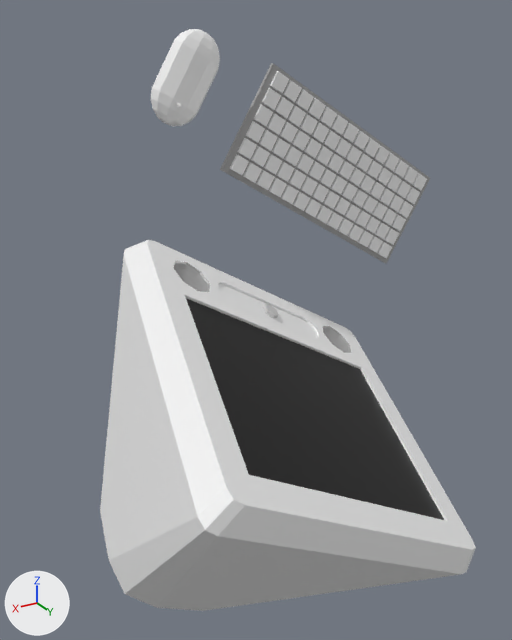
A saved change to the COLLADA model Shared/SceneAssets.scnassets/eMac.dae.
One viewpoint serves both versions: a 50 mm lens placed at (0.55, 11.92, 2.62), pointed at (-5.54, 1.77, -2.45). Every picture has the same lights, and +X, +Y and +Z are marked at lower left.

Objects in the first picture: 'Keyboard', 'Keys_001', 'Mouse', 'eMac'.
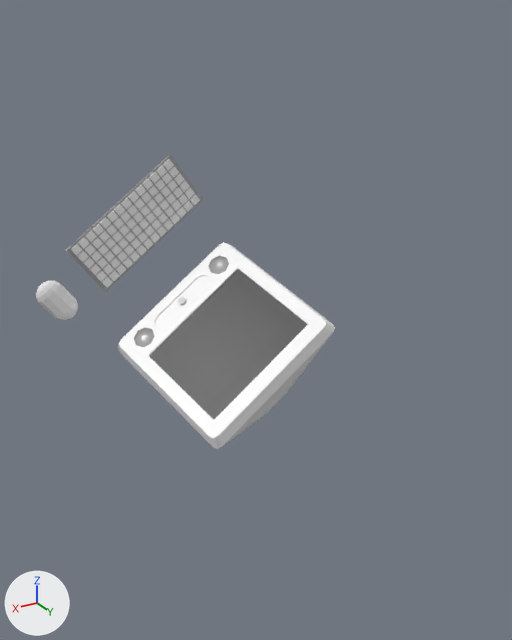
Edits to the bpy script that builds the scene:
```text
Change ob_emac:
    ob_emac.location: (-5.82, 2.86, -3.64) -> (-4.98, 1.44, -2.77)
    ob_emac.rotation_euler: (-0.406, -0.546, 0.0) -> (-0.406, 0.618, 0.0)  # degrees (-23, -31, 0) -> degrees (-23, 35, 0)
    ob_emac.scale: (3.0, 3.0, 3.0) -> (1.5, 1.5, 1.5)
Change ob_mouse:
    ob_mouse.location: (1.084, -1.397, 0.775) -> (1.084, -1.332, 0.803)
Change ob_keyboard:
    ob_keyboard.location: (-0.238, -1.446, 0.888) -> (-0.238, -1.419, 0.899)
```

Changed parts and their boxes [x1, y1, x2, y2] in the pictures (512 x 640 px):
'eMac', moved, turned, rescaled: before [100, 240, 476, 611]; after [118, 242, 335, 449]
'Keys_001', moved, turned, rescaled: before [229, 71, 427, 258]; after [71, 159, 200, 288]
'Keyboard', moved, turned, rescaled: before [220, 63, 430, 264]; after [66, 155, 203, 292]
'Mouse', moved, turned, rescaled: before [151, 29, 220, 126]; after [36, 280, 78, 320]
